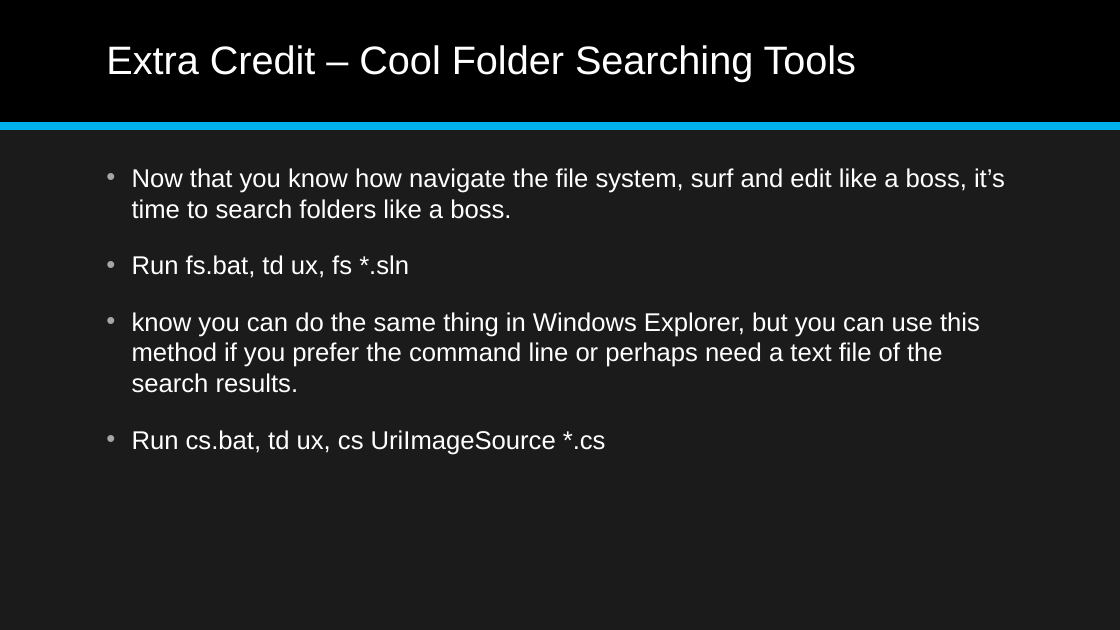
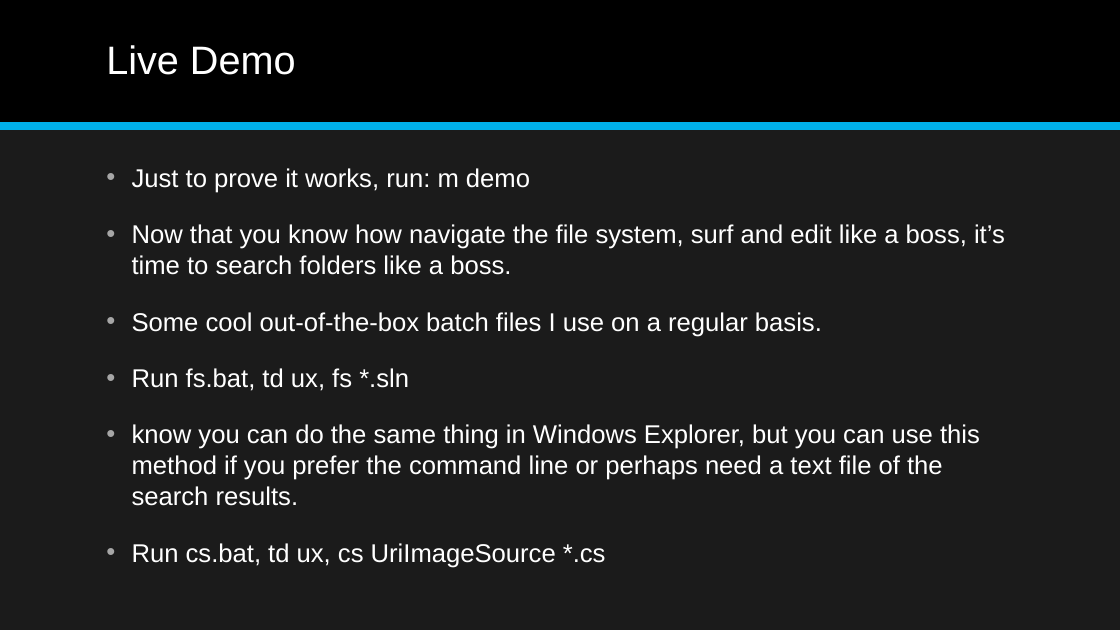
Before and after one commit to jonathan-r-jones/Composable-Batch-Files, a slide deck: slide 19 of Composable Batch File Helper.pptx. Drawn at 1120x630 pixels with LibreOffice and Linux fonts; fonts in the diff are those of the drawing. Boxes give left, top, right and bottom in pixels: in the first picture for what was removed or moved away, otherwise in the second. Text is boxed around its words. In the diff, an @@ line names an element or a change of style, - is before the commit and + after.

Commit message:
Aug-14-2018_12:26_AM

```diff
--- a/Composable Batch File Helper.pptx
+++ b/Composable Batch File Helper.pptx
@@ title at <box>106,45,296,75</box>: text changed @@
-Extra Credit – Cool Folder Searching Tools
+Live Demo
@@ text at <box>132,168,530,193</box>: paragraph added @@
+• Just to prove it works, run: m demo
@@ text at <box>132,312,822,337</box>: paragraph added @@
+• Some cool out-of-the-box batch files I use on a regular basis.
```
Also in this commit, not shown: 2 other slides changed.
